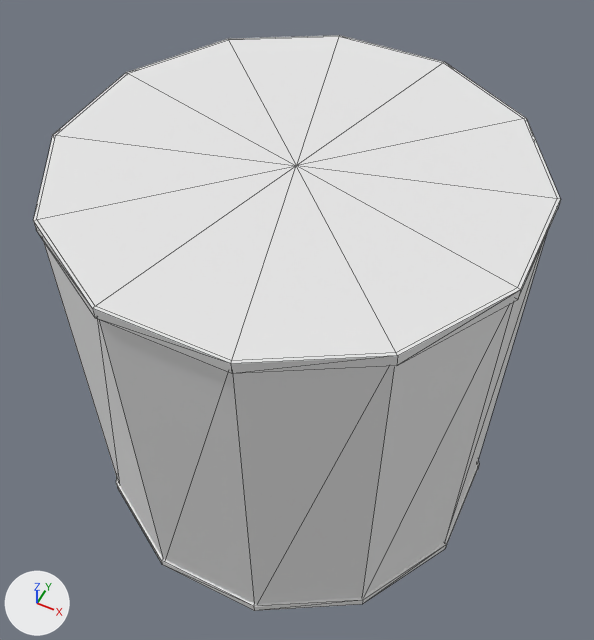
Before and after pictures for a commit that changed the glTF model models/cubeclysm/items/can_food_big.glb.
Both versions are drawn from a 50 mm lens placed at (0.094, -0.188, 0.316), pointed at (0.0, 0.001, 0.079). The axes (+X, +Y, +Z) are drawn at lower left. The lights are the same throughout. The older version comes first. Mesh edges are drawn as thin lines. Where no turn or scale is listed for an object, it has been applied to the vertices.

The older version as bpy lines, for what is in view:
```python
me_mesh_0 = bpy.data.meshes.new('Mesh_0')
me_mesh_0.from_pydata(...)  # 24 vertices, 24 faces; spans x -0.078..0.078, y -0.078..0.078, z 0.0..0.154
me_mesh_0.materials.append(mat_cubeclysm)  # its picture is missing
me_mesh_1 = bpy.data.meshes.new('Mesh_1')
me_mesh_1.from_pydata(...)  # a 12-sided cylinder along z spanning x -0.079..0.079, y -0.079..0.079, z 0.0..0.004
me_mesh_1.materials.append(mat_cubeclysm)  # its picture is missing
me_mesh_2 = bpy.data.meshes.new('Mesh_2')
me_mesh_2.from_pydata(...)  # a 12-sided cylinder along z spanning x -0.079..0.079, y -0.079..0.079, z 0.15..0.154
me_mesh_2.materials.append(mat_cubeclysm)  # its picture is missing
ob_block_cylindrical_wall = bpy.data.objects.new('block_cylindrical wall', me_mesh_0)
ob_block_cylindrical_wall.location = (0.0, 0.0, 0.0)
ob_block_rolled_base = bpy.data.objects.new('block_rolled base', me_mesh_1)
ob_block_rolled_base.location = (0.0, 0.0, 0.0)
ob_block_rolled_top = bpy.data.objects.new('block_rolled top', me_mesh_2)
ob_block_rolled_top.location = (0.0, 0.0, 0.0)
```
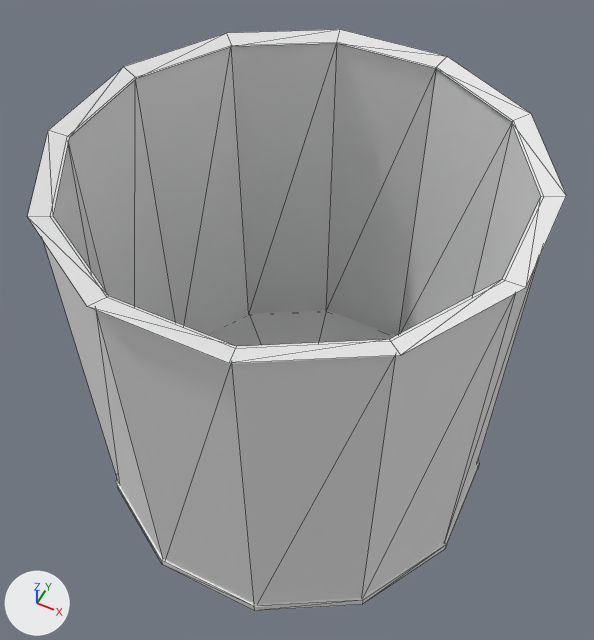
Location of each change, [x1, y1, x2, y2] in pixels of the pictures (594 x 640 px):
'block_rolled top', deleted: before [33, 35, 561, 373]
'block_uncovered empty can interior', added: after [53, 43, 541, 335]
'block_rolled open rim', added: after [27, 29, 566, 363]
'block_rolled base', unchanged, uncovered by the edit: before [116, 461, 479, 611]; after [116, 310, 479, 611]

The edits, one by one:
Mesh me_mesh_3 is new.
It has 24 vertices, 24 faces and spans x -0.08..0.08, y -0.08..0.08, z 0.154..0.156.
It uses material mat_cubeclysm (its picture is missing).
Mesh me_mesh_2_1 is new.
It has 24 vertices, 24 faces and spans x -0.074..0.074, y -0.074..0.074, z 0.003..0.154.
It uses material mat_cubeclysm (its picture is missing).
Object 'block_rolled top' (ob_block_rolled_top) is deleted.
Object 'block_rolled open rim' (ob_block_rolled_open_rim) is new; it shows me_mesh_3.
Its location is (0.0, 0.0, 0.0).
Object 'block_uncovered empty can interior' (ob_block_uncovered_empty_can_interior) is new; it shows me_mesh_2_1.
Its location is (0.0, 0.0, 0.0).
